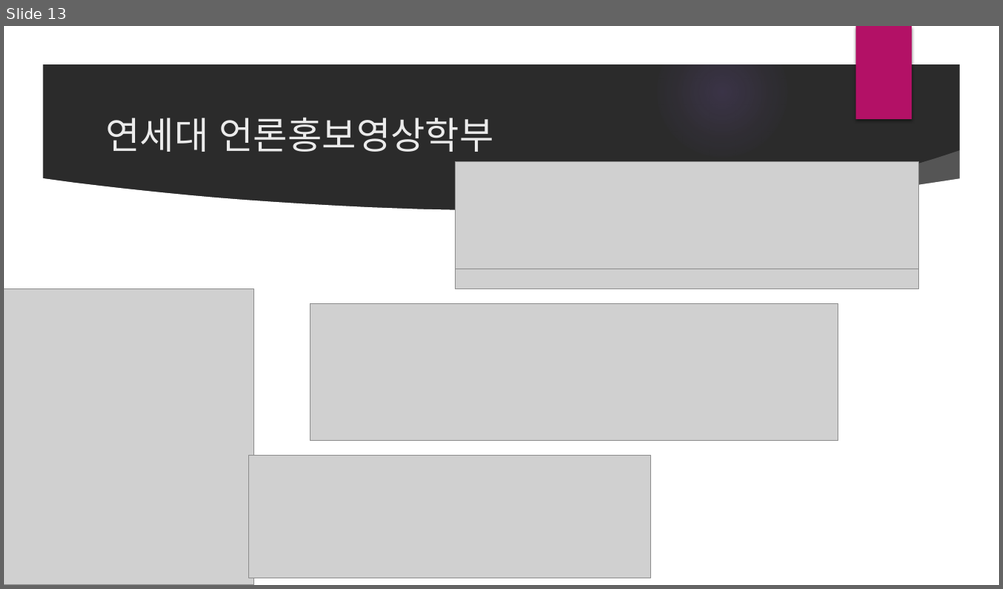
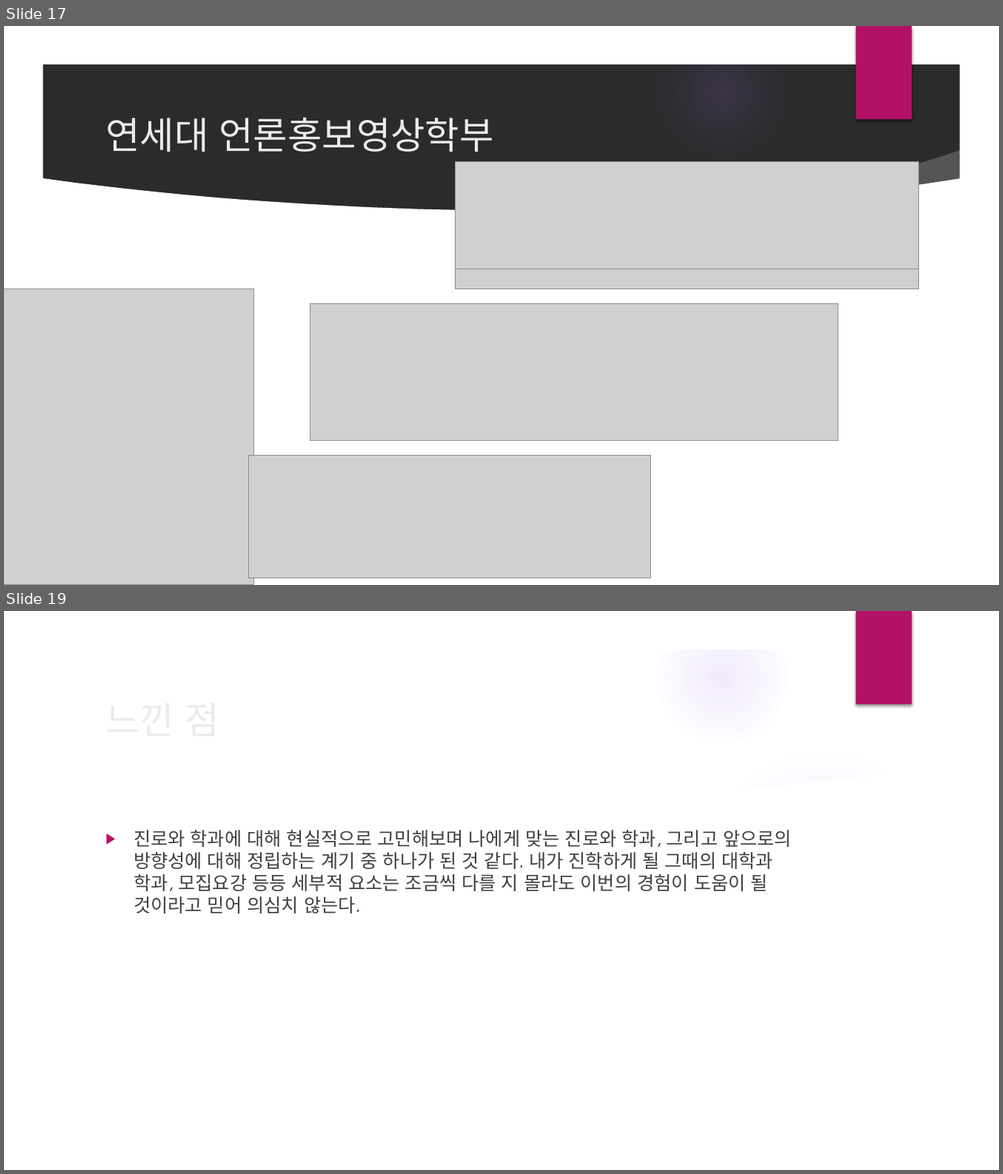
Before and after one commit to realette/back_up_files, a slide deck: 진로와직업 수행평가 진로 포트폴리오-2학년6반19번 주영욱.pptx. Shown one above the other, each under a label of ours: slide 13 before the commit, slides 17 and 19 after it; the slides between them are not shown. The pictures are 1003x589 and 1003x1174 pixels, drawn with LibreOffice and Linux fonts; fonts in the diff are those of the drawing; grey boxes stand for pictures; background and template pictures are left out; a plain dark background stands for a picture behind light text. Boxes give left, top, right and bottom in pixels: in the first picture for what was removed or moved away, otherwise in the second. Text is boxed around its words. In the diff, an @@ line names an element or a change of style, - is before the commit and + after.

```diff
--- a/진로와직업 수행평가 진로 포트폴리오-2학년6반19번 주영욱.pptx
+++ b/진로와직업 수행평가 진로 포트폴리오-2학년6반19번 주영욱.pptx
@@ slide 19 added at box(4, 611, 999, 1170), background picture (left out); not listed: 9 template elements that a slide beside it also shows @@
@@ title added at box(98, 690, 813, 748), 36 pt, text #EBEBEB @@
+느낀 점
@@ text added at box(134, 830, 791, 914), 18 pt, text #404040 @@
+▶ 진로와 학과에 대해 현실적으로 고민해보며 나에게 맞는 진로와 학과, 그리고 앞으로의 방향성에 대해 정립하는 계기 중 하나가 된 것 같다. 내가 진학하게 될 그때의 대학과 학과, 모집요강 등등 세부적 요소는 조금씩 다를 지 몰라도 이번의 경험이 도움이 될 것이라고 믿어 의심치 않는다.
@@ what was slide 13 is now slide 17 @@
```
Also in this commit, not shown: 2 slides changed, 5 other slides added.
